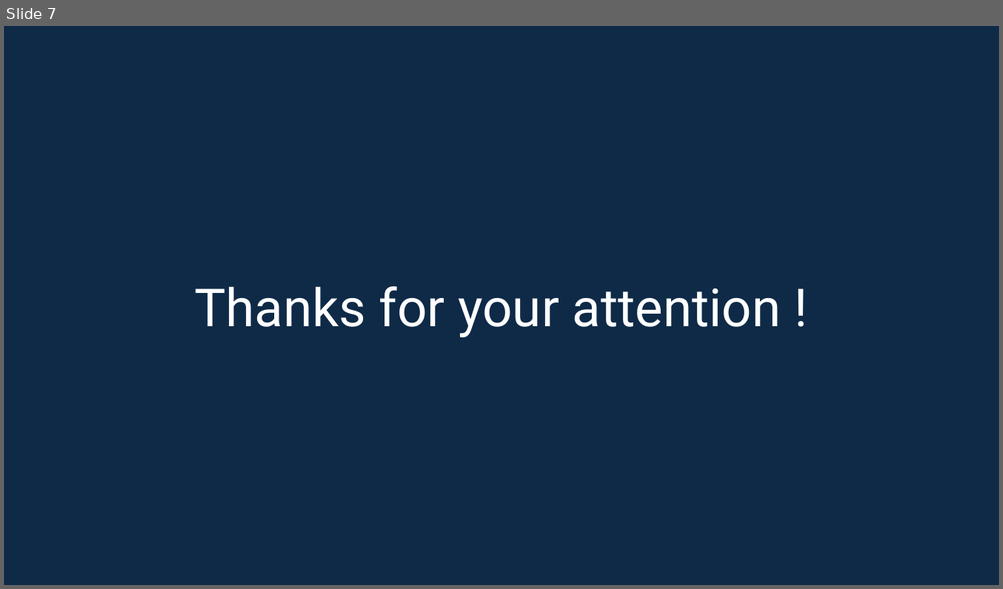
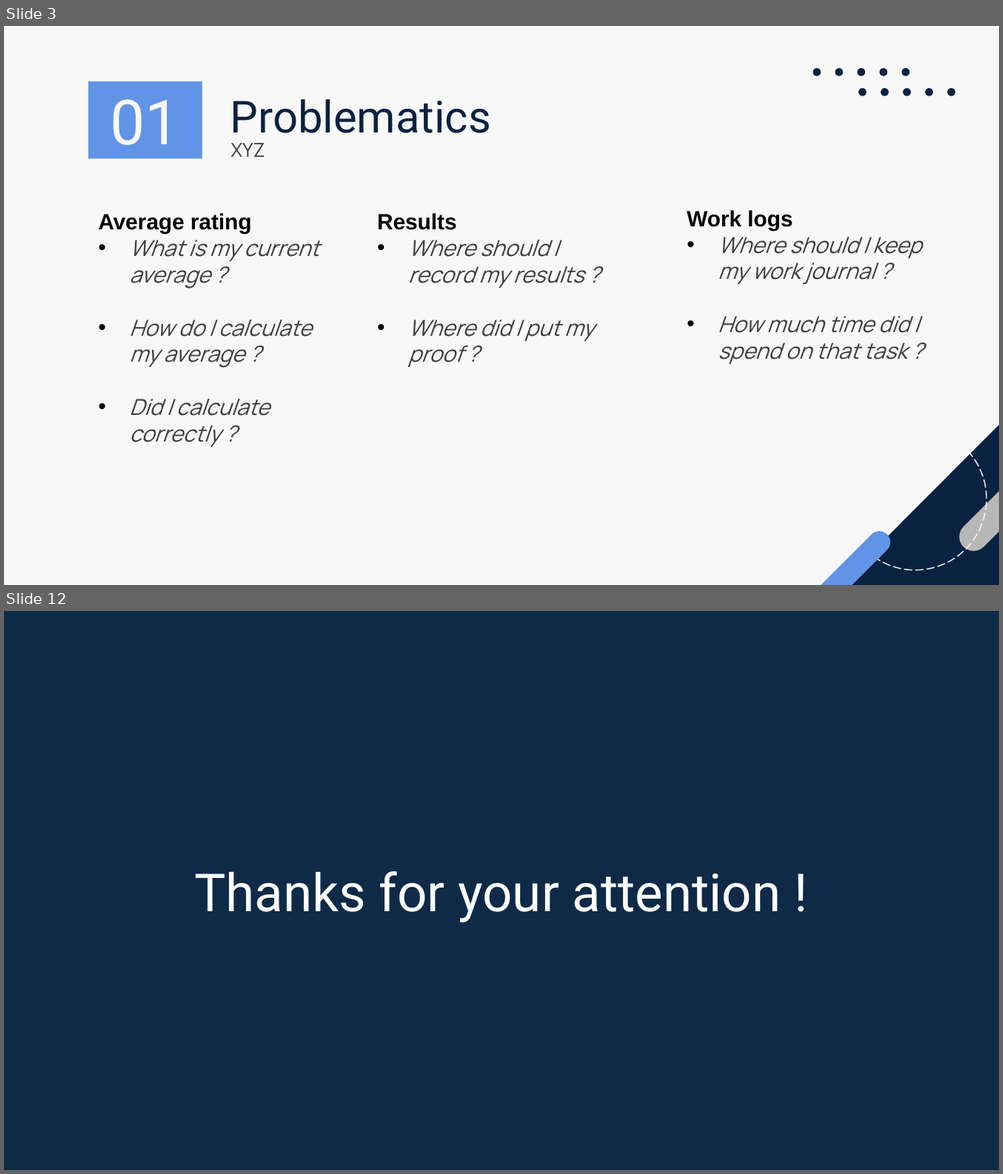
Before and after one commit to Hoferlukaslh/ScholarLog, a slide deck: Documentation/LHO - M5 - Présentation.pptx. Shown one above the other, each under a label of ours: slide 7 before the commit, slides 3 and 12 after it; the slides between them are not shown. The pictures are 1003x589 and 1003x1174 pixels, drawn with LibreOffice and Linux fonts; fonts in the diff are those of the drawing. Boxes give left, top, right and bottom in pixels: in the first picture for what was removed or moved away, otherwise in the second. Text is boxed around its words. In the diff, an @@ line names an element or a change of style, - is before the commit and + after.

```diff
--- a/Documentation/LHO - M5 - Présentation.pptx
+++ b/Documentation/LHO - M5 - Présentation.pptx
@@ slide 3 added at box(4, 26, 999, 585), background #F8F8F8 @@
@@ rectangle added at box(88, 82, 202, 159), fill #6194E6, 45 pt, text #F8F8F8 @@
+01
@@ title added at box(230, 99, 491, 144), 32 pt, text #092241 @@
+Problematics
@@ text added at box(230, 143, 264, 157), 14 pt, text #3E3E3E @@
+XYZ
@@ text added at box(98, 213, 319, 447), 16 pt, text #3E3E3E, italic @@
+Average rating
+• What is my current average ?
+• How do I calculate my average ?
+• Did I calculate correctly ?
@@ text added at box(377, 213, 594, 367), 16 pt, text #3E3E3E, italic @@
+Results
+• Where should I record my results ?
+• Where did I put my proof ?
@@ text added at box(686, 210, 921, 364), 16 pt, text #3E3E3E, italic @@
+Work logs
+• Where should I keep my work journal ?
+• How much time did I spend on that task ?
@@ group added at box(794, 67, 999, 585): 11 ellipses, 2 rounded rectangles, 1 right triangle @@
@@ what was slide 7 is now slide 12 @@
```
Also in this commit, not shown: 5 slides changed, 5 other slides added, 1 slide removed, 2 other files.
